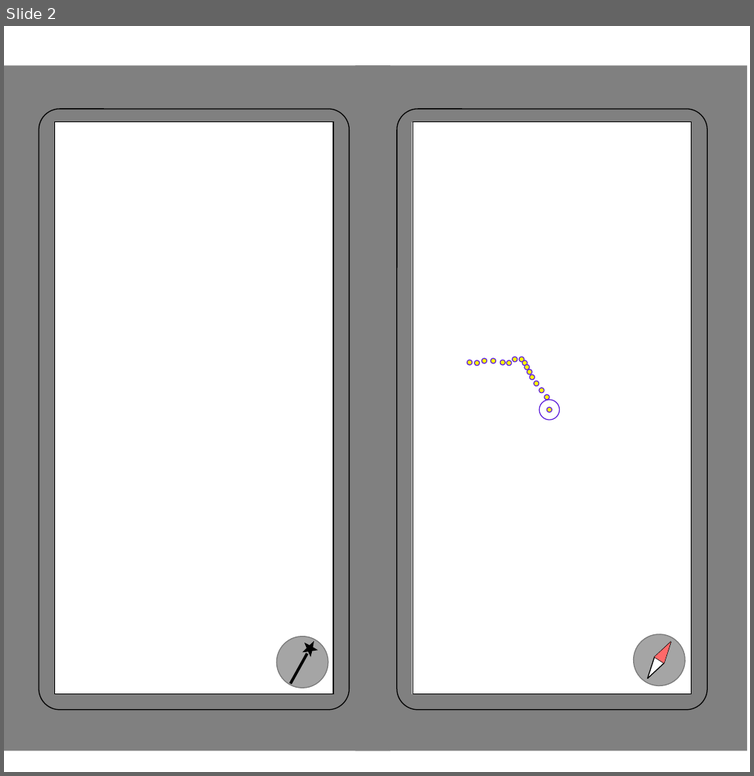
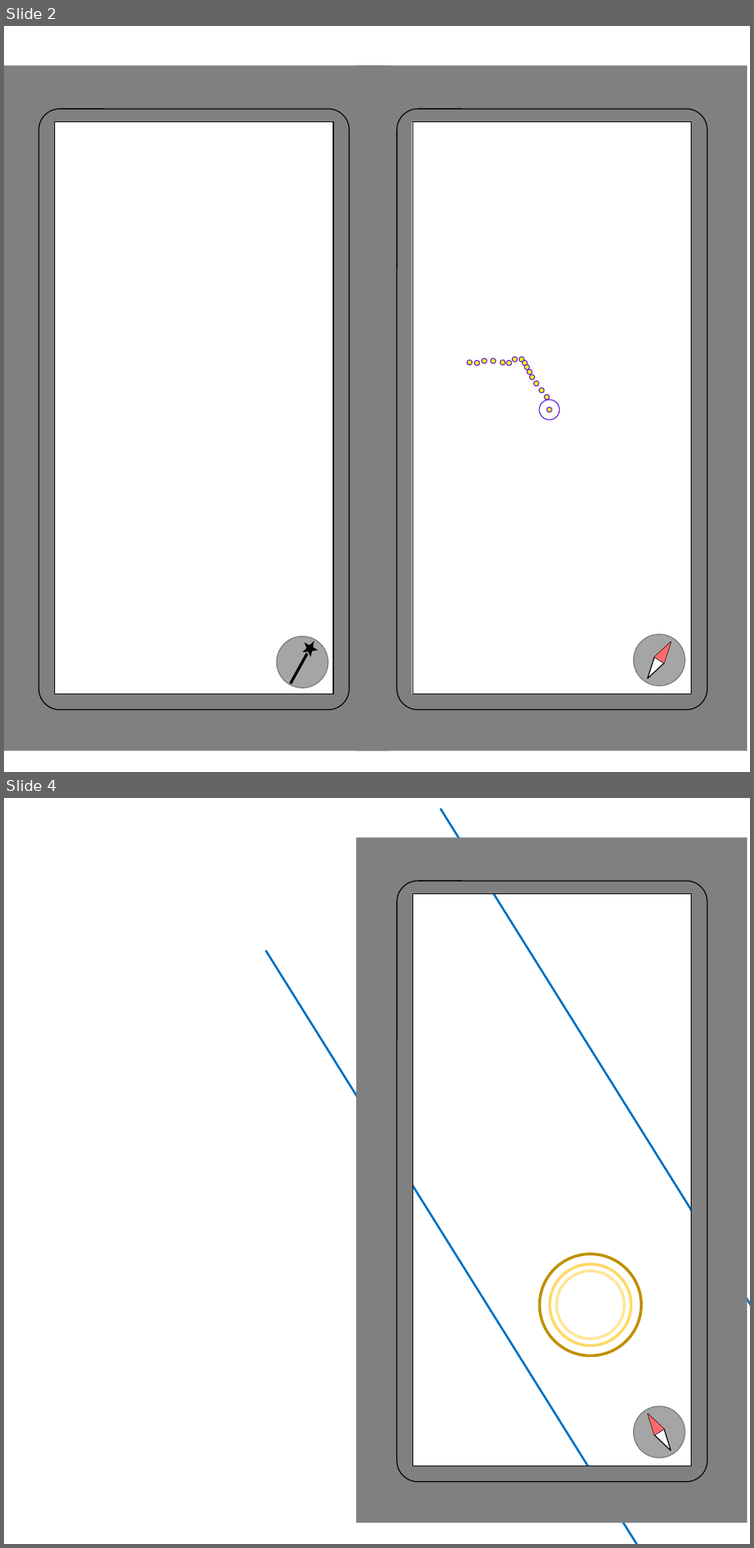
Before and after one commit to Frederic-jyrg/ouitoo, a slide deck: info/typical views -union plaza.pptx. Shown one above the other, each under a label of ours: slide 2 before the commit, slides 2 and 4 after it; the slides between them are not shown. The pictures are 754x776 and 754x1548 pixels, drawn with LibreOffice and Linux fonts; fonts in the diff are those of the drawing; background and template pictures are left out. Boxes give left, top, right and bottom in pixels: in the first picture for what was removed or moved away, otherwise in the second. Text is boxed around its words. In the diff, an @@ line names an element or a change of style, - is before the commit and + after.

```diff
--- a/info/typical views -union plaza.pptx
+++ b/info/typical views -union plaza.pptx
@@ slide 4 added at (4,798,750,1544), background picture (left out) @@
@@ line added from (441, 809) to (750, 1431), #0070C0 2.25 pt @@
@@ frame added at (356,837,746,1522), fill #808080 @@
@@ rounded rectangle added at (397,881,707,1482), outline #000000 1 pt @@
@@ rectangle added at (413,893,691,1466), outline #000000 1 pt @@
@@ line added from (266, 950) to (655, 1544), #0070C0 2.25 pt @@
@@ ellipse added at (540,1254,641,1355), outline #BF9000 3 pt @@
@@ ellipse added at (550,1264,632,1346), outline #FFD966 3 pt @@
@@ ellipse added at (557,1271,624,1338), outline #FFE699 3 pt @@
@@ ellipse added at (623,1397,694,1468), fill #A5A5A5, outline #7A7A7A 1 pt @@
@@ triangle added at (643,1411,664,1435), fill #FF6969 @@
@@ flow chart sort added at (643,1411,676,1454), fill #FFFFFF, outline #000000 1 pt @@
```
Also in this commit, not shown: 3 other slides added.
